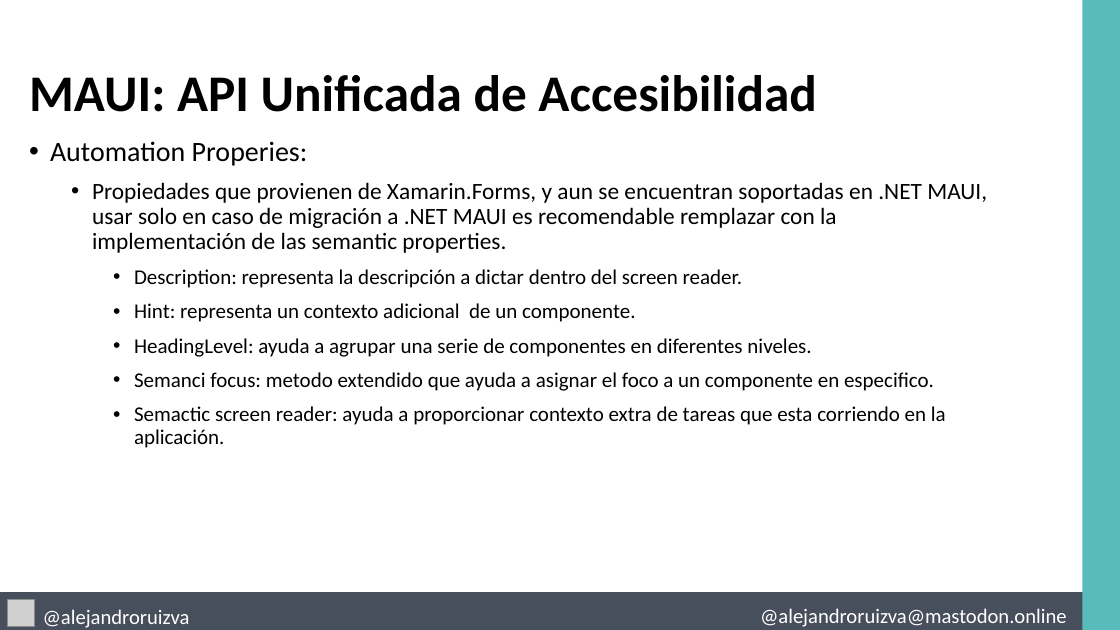
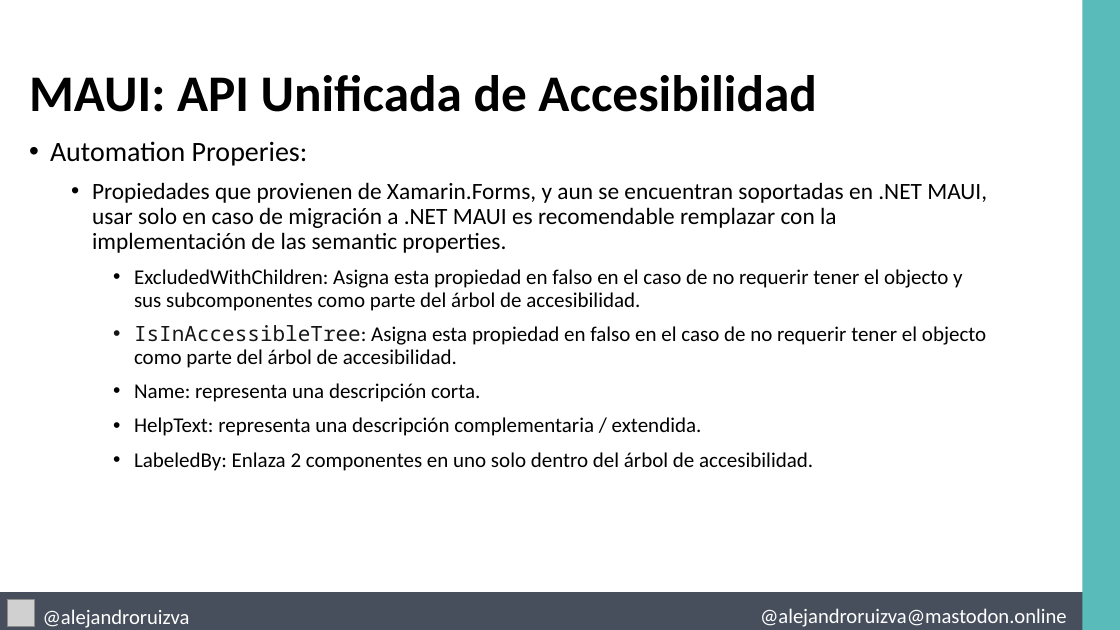
Before and after one commit to AlejandroRuiz/Posadev2022, a slide deck: slide 15 of slides.pptx. Drawn at 1120x630 pixels with LibreOffice and Linux fonts; fonts in the diff are those of the drawing; grey boxes stand for pictures. Boxes give left, top, right and bottom in pixels: in the first picture for what was removed or moved away, otherwise in the second. Text is boxed around its words. In the diff, an @@ line names an element or a change of style, - is before the commit and + after.

Commit message:
Update

```diff
--- a/slides.pptx
+++ b/slides.pptx
@@ text at box(134, 269, 986, 471): text changed @@
-      • Description: representa la descripción a dictar dentro del screen reader.
-      • Hint: representa un contexto adicional de un componente.
-      • HeadingLevel: ayuda a agrupar una serie de componentes en diferentes niveles.
-      • Semanci focus: metodo extendido que ayuda a asignar el foco a un componente en especifico.
-      • Semactic screen reader: ayuda a proporcionar contexto extra de tareas que esta corriendo en la aplicación.
+      • ExcludedWithChildren: Asigna esta propiedad en falso en el caso de no requerir tener el objecto y sus subcomponentes como parte del árbol de accesibilidad.
+      • IsInAccessibleTree: Asigna esta propiedad en falso en el caso de no requerir tener el objecto como parte del árbol de accesibilidad.
+      • Name: representa una descripción corta.
+      • HelpText: representa una descripción complementaria / extendida.
+      • LabeledBy: Enlaza 2 componentes en uno solo dentro del árbol de accesibilidad.
```
